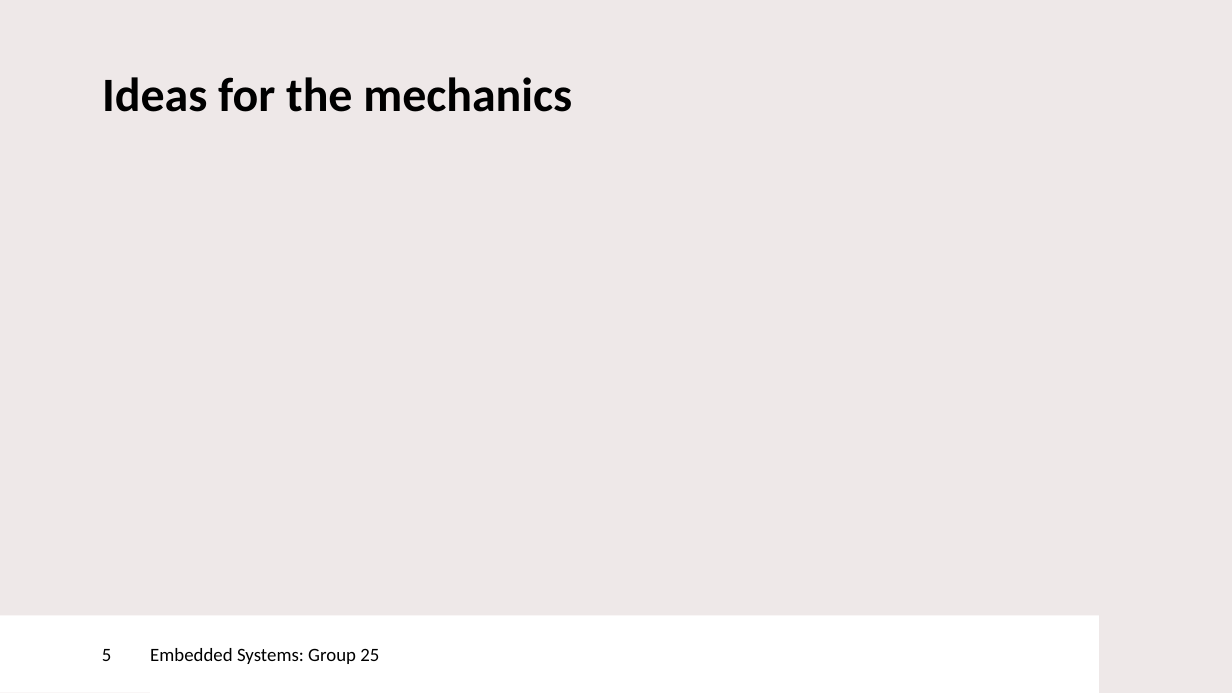
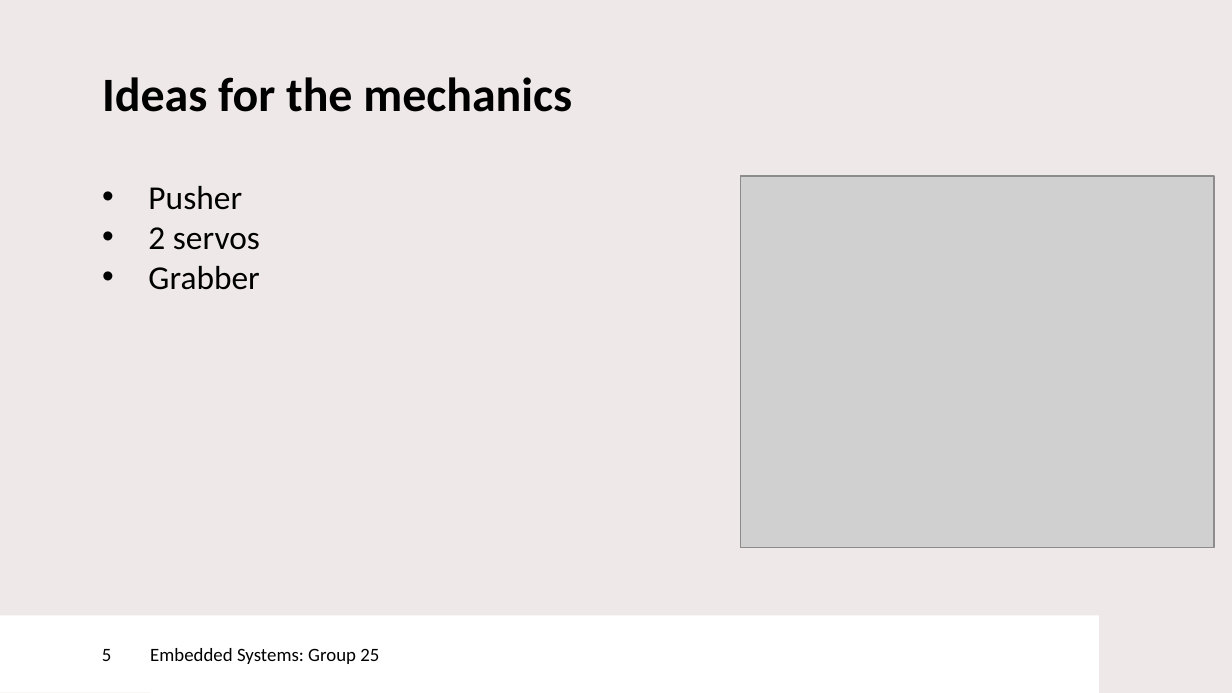
Before and after one commit to ismailelmasry/Embedded_system_group25, a slide deck: slide 5 of Sprint2/week3/interim presentation.pptx. Drawn at 1232x693 pixels with LibreOffice and Linux fonts; fonts in the diff are those of the drawing; grey boxes stand for pictures; background and template pictures are left out. Boxes give left, top, right and bottom in pixels: in the first picture for what was removed or moved away, otherwise in the second. Text is boxed around its words. In the diff, an @@ line names an element or a change of style, - is before the commit and + after.

```diff
--- a/Sprint2/week3/interim presentation.pptx
+++ b/Sprint2/week3/interim presentation.pptx
@@ picture added at (740, 176, 1214, 547) @@
@@ text added at (148, 186, 260, 290), 19.5 pt, text #000000 @@
+• Pusher
+• 2 servos
+• Grabber
```
Also in this commit, not shown: 3 other slides changed.
